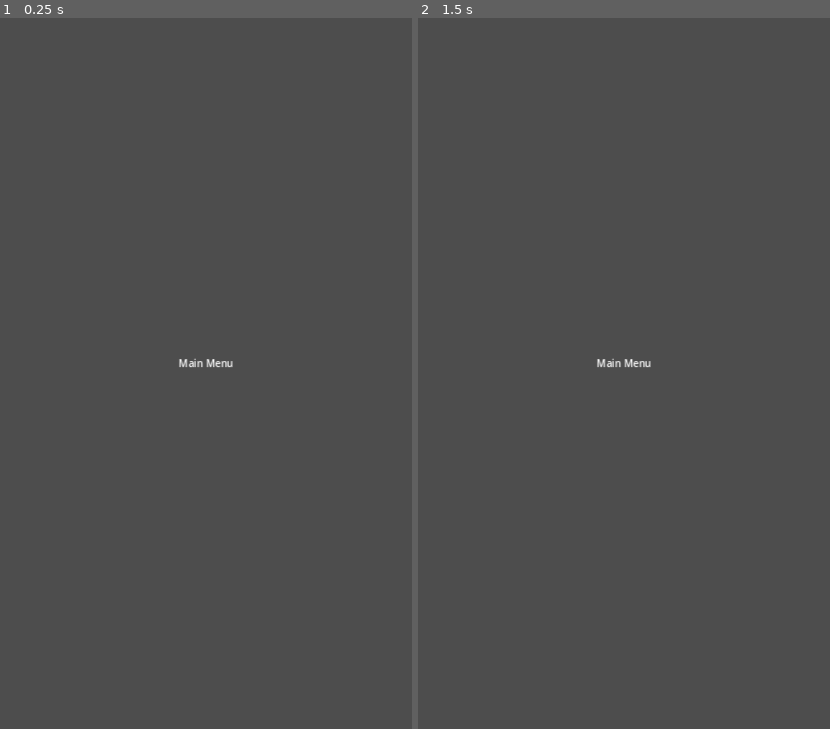
Above: before the commit, frames 1-2 (left to right).
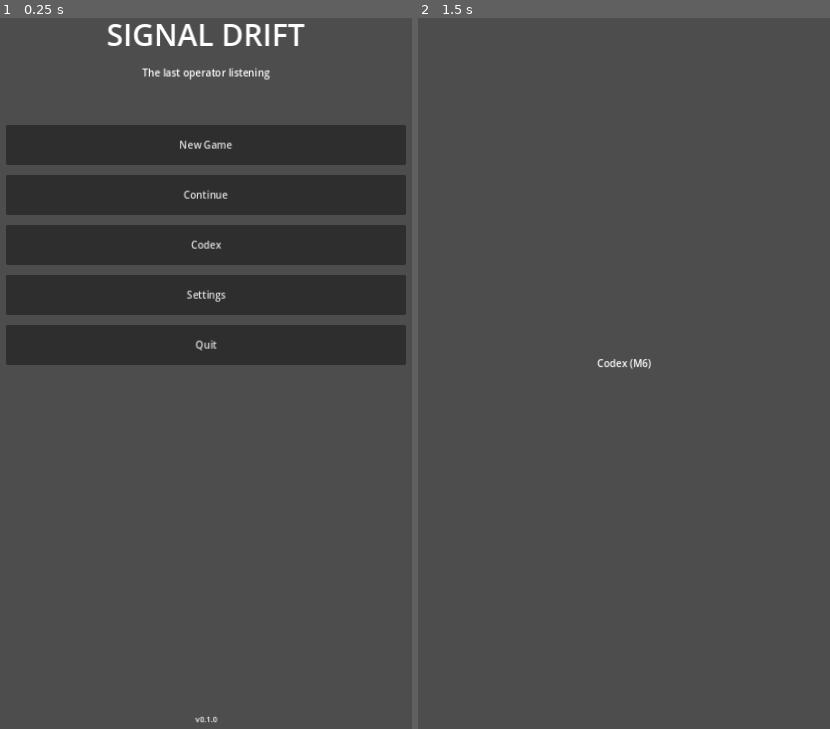
Above: after the commit, the same moments.

Repository: aksharghatole/signal-drift
Game: Godot game, scene res://scenes/Main.tscn
Same seed, same stepped clock (60 frames per second), same inputs: the game is played once before the commit and once after it.
Inputs (mouse positions are in pixels of both pictures, inside the frame that each line leads up to):
- Up to frame 1 (0.25 s): no input
- Up to frame 2 (1.5 s): click (624, 245) at 0.5 s, where only the run after the commit has a clickable "Codex"; tap Enter at 1.25 s

The runs differ from the first frame. In frame 1, 28% of the frame differs, in the area x 1-99%, y 0-100%; in frame 2, 0.1%.

Commit message:
M2b-1: real main menu with 5 wired buttons

Diff:
--- a/scenes/MainMenu.tscn
+++ b/scenes/MainMenu.tscn
@@ -11,14 +11,70 @@
 grow_vertical = 2
 script = ExtResource("1_menu")
 
-[node name="Placeholder" type="Label" parent="."]
+[node name="Center" type="VBoxContainer" parent="."]
 layout_mode = 1
-anchors_preset = 8
-anchor_left = 0.5
-anchor_top = 0.5
-anchor_right = 0.5
-anchor_bottom = 0.5
+anchors_preset = 15
+anchor_right = 1.0
+anchor_bottom = 1.0
+offset_left = 40.0
+offset_top = 80.0
+offset_right = -40.0
+offset_bottom = -60.0
 grow_horizontal = 2
 grow_vertical = 2
-text = "Main Menu"
+theme_override_constants/separation = 16
+
+[node name="TitleLabel" type="Label" parent="Center"]
+layout_mode = 2
+theme_override_font_sizes/font_size = 48
+text = "SIGNAL DRIFT"
 horizontal_alignment = 1
+
+[node name="SubtitleLabel" type="Label" parent="Center"]
+layout_mode = 2
+theme_override_font_sizes/font_size = 16
+text = "The last operator listening"
+horizontal_alignment = 1
+
+[node name="SpacerTop" type="Control" parent="Center"]
+custom_minimum_size = Vector2(0, 40)
+layout_mode = 2
+
+[node name="Buttons" type="VBoxContainer" parent="Center"]
+layout_mode = 2
+theme_override_constants/separation = 16
+
+[node name="NewGameButton" type="Button" parent="Center/Buttons"]
+custom_minimum_size = Vector2(0, 64)
+layout_mode = 2
+text = "New Game"
+
+[node name="ContinueButton" type="Button" parent="Center/Buttons"]
+custom_minimum_size = Vector2(0, 64)
+layout_mode = 2
+text = "Continue"
+
+[node name="CodexButton" type="Button" parent="Center/Buttons"]
+custom_minimum_size = Vector2(0, 64)
+layout_mode = 2
+text = "Codex"
+
+[node name="SettingsButton" type="Button" parent="Center/Buttons"]
+custom_minimum_size = Vector2(0, 64)
+layout_mode = 2
+text = "Settings"
+
+[node name="QuitButton" type="Button" parent="Center/Buttons"]
+custom_minimum_size = Vector2(0, 64)
+layout_mode = 2
+text = "Quit"
+
+[node name="SpacerBottom" type="Control" parent="Center"]
+layout_mode = 2
+size_flags_vertical = 3
+
+[node name="VersionLabel" type="Label" parent="Center"]
+layout_mode = 2
+theme_override_font_sizes/font_size = 12
+text = "v0.1.0"
+horizontal_alignment = 1
--- a/scripts/ui/MainMenu.gd
+++ b/scripts/ui/MainMenu.gd
@@ -1,3 +1,47 @@
 extends Control
 ## MainMenu.gd
-## Placeholder for M2b. Will host the main menu buttons.
+##
+## Main menu screen. Wires the five top-level buttons to SceneRouter.
+## Handles the Quit button, which is the only button that doesn't route.
+
+const VERSION_LABEL := "v0.1.0"
+
+@onready var new_game_button: Button   = $Center/Buttons/NewGameButton
+@onready var continue_button: Button   = $Center/Buttons/ContinueButton
+@onready var codex_button: Button      = $Center/Buttons/CodexButton
+@onready var settings_button: Button   = $Center/Buttons/SettingsButton
+@onready var quit_button: Button       = $Center/Buttons/QuitButton
+@onready var version_label: Label      = $Center/VersionLabel
+
+
+func _ready() -> void:
+	version_label.text = VERSION_LABEL
+
+	new_game_button.pressed.connect(_on_new_game_pressed)
+	continue_button.pressed.connect(_on_continue_pressed)
+	codex_button.pressed.connect(_on_codex_pressed)
+	settings_button.pressed.connect(_on_settings_pressed)
+	quit_button.pressed.connect(_on_quit_pressed)
+
+
+func _on_new_game_pressed() -> void:
+	Signals.game_started.emit()
+	SceneRouter.go_to("radio_console")
+
+
+func _on_continue_pressed() -> void:
+	# M2b placeholder: no save system yet, so Continue behaves like New Game.
+	# In M7 this will load the most recent save.
+	SceneRouter.go_to("radio_console")
+
+
+func _on_codex_pressed() -> void:
+	SceneRouter.go_to("codex")
+
+
+func _on_settings_pressed() -> void:
+	SceneRouter.go_to("settings")
+
+
+func _on_quit_pressed() -> void:
+	get_tree().quit(0)
--- a/tests/run_tests.gd
+++ b/tests/run_tests.gd
@@ -5,10 +5,6 @@
 ## Invoke with:  godot --headless --path . --script tests/run_tests.gd
 ##
 ## Exits with code 0 on success, 1 on failure.
-##
-## Note: this script extends SceneTree, so it is not a Node and cannot use
-## get_node() with absolute paths. It instantiates scripts directly instead
-## of relying on Godot's autoload machinery.
 
 var _failures: int = 0
 
@@ -21,6 +17,8 @@
 	_test_all_registered_screens_exist()
 	_test_signals_script_declares_expected_signals()
 	_test_scene_router_navigates_and_returns()
+	_test_main_menu_has_five_buttons()
+	_test_main_menu_wires_new_game_to_radio_console()
 
 	print("")
 	if _failures == 0:
@@ -81,8 +79,6 @@
 		_fail("cannot load Signals.gd")
 		return
 
-	# Instantiate the script so we can ask about its signals.
-	# The script extends Node, so instantiate() gives us a real Node.
 	var signals_instance: Object = signals_script.new()
 	if signals_instance == null:
 		_fail("cannot instantiate Signals.gd")
@@ -147,6 +143,79 @@
 	router.free()
 
 
+func _test_main_menu_has_five_buttons() -> void:
+	var path := "res://scenes/MainMenu.tscn"
+	if not ResourceLoader.exists(path):
+		_fail("MainMenu.tscn missing")
+		return
+
+	var scene: PackedScene = load(path)
+	if scene == null:
+		_fail("MainMenu.tscn failed to load")
+		return
+
+	var instance: Node = scene.instantiate()
+	if instance == null:
+		_fail("MainMenu.tscn failed to instantiate")
+		return
+
+	var buttons_root: Node = instance.get_node_or_null("Center/Buttons")
+	if buttons_root == null:
+		_fail("MainMenu: Buttons container not found at Center/Buttons")
+		instance.free()
+		return
+
+	var count: int = 0
+	for child in buttons_root.get_children():
+		if child is Button:
+			count += 1
+
+	if count == 5:
+		_pass("MainMenu has exactly 5 buttons")
+	else:
+		_fail("MainMenu has %d buttons (expected 5)" % count)
+
+	instance.free()
+
+
+func _test_main_menu_wires_new_game_to_radio_console() -> void:
+	var path := "res://scenes/MainMenu.tscn"
+	if not ResourceLoader.exists(path):
+		_fail("MainMenu.tscn missing")
+		return
+
+	var scene: PackedScene = load(path)
+	if scene == null:
+		_fail("MainMenu.tscn failed to load")
+		return
+
+	var instance: Node = scene.instantiate()
+	if instance == null:
+		_fail("MainMenu.tscn failed to instantiate")
+		return
+
+	var required_paths := [
+		"Center/Buttons/NewGameButton",
+		"Center/Buttons/ContinueButton",
+		"Center/Buttons/CodexButton",
+		"Center/Buttons/SettingsButton",
+		"Center/Buttons/QuitButton",
+		"Center/VersionLabel",
+	]
+
+	var missing: Array[String] = []
+	for p in required_paths:
+		if instance.get_node_or_null(p) == null:
+			missing.append(p)
+
+	if missing.is_empty():
+		_pass("MainMenu.gd @onready paths all resolve")
+	else:
+		_fail("MainMenu missing nodes: %s" % ", ".join(missing))
+
+	instance.free()
+
+
 # --- helpers ---
 
 func _pass(msg: String) -> void:
